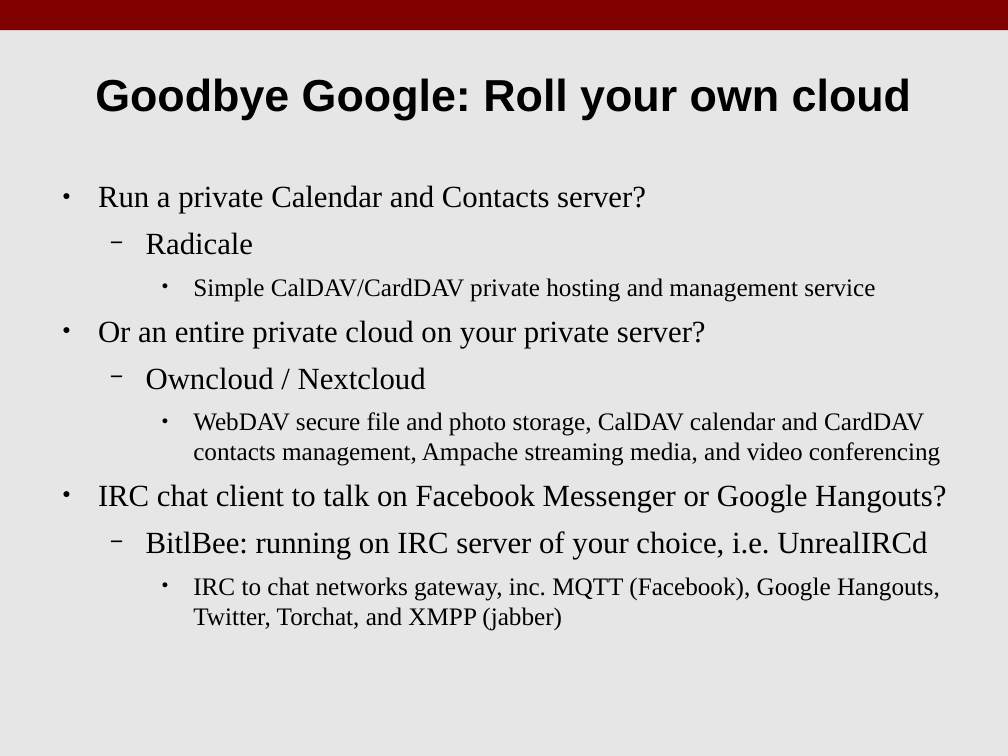
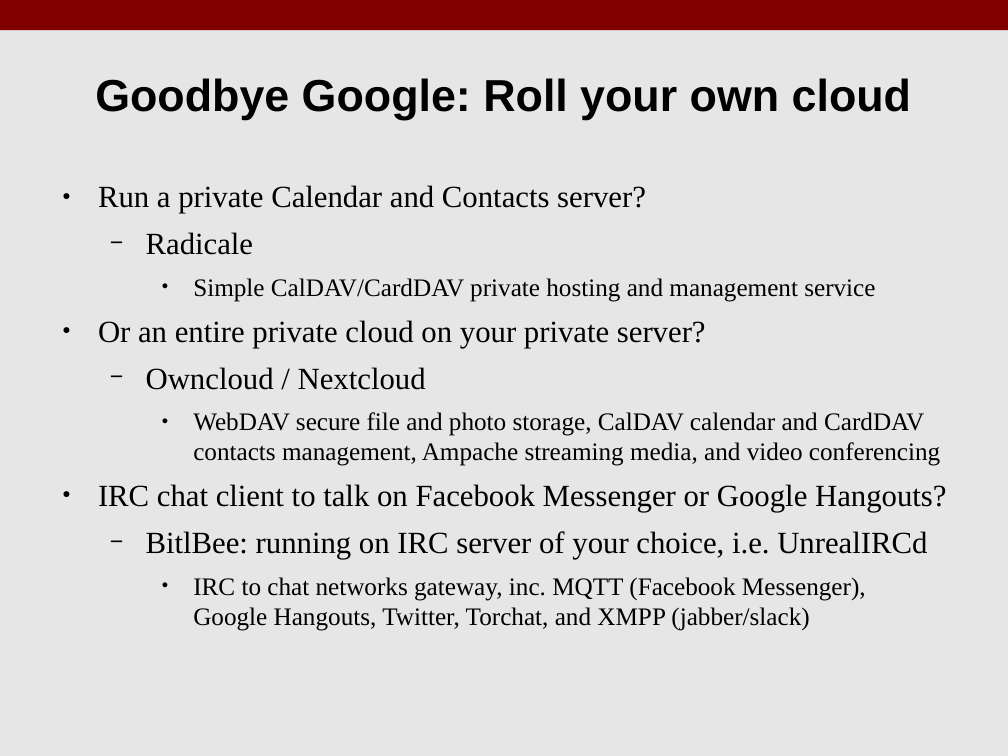
Before and after one commit to benroose/presentations, a slide deck: slide 22 of open_source_android/KLF17_Open_Source_Android.odp. Drawn at 1008x756 pixels with LibreOffice and Linux fonts; fonts in the diff are those of the drawing. Boxes give left, top, right and bottom in pixels: in the first picture for what was removed or moved away, otherwise in the second. Text is boxed around its words. In the diff, an @@ line names an element or a change of style, - is before the commit and + after.

```diff
--- a/open_source_android/KLF17_Open_Source_Android.odp
+++ b/open_source_android/KLF17_Open_Source_Android.odp
@@ text at <box>193,577,866,631</box>: text changed @@
-    ● IRC to chat networks gateway, inc. MQTT (Facebook), Google Hangouts, Twitter, Torchat, and XMPP (jabber)
+    ● IRC to chat networks gateway, inc. MQTT (Facebook Messenger),
+      Google Hangouts, Twitter, Torchat, and XMPP (jabber/slack)
```
Also in this commit, not shown: 1 other slide changed, 1 other file.
